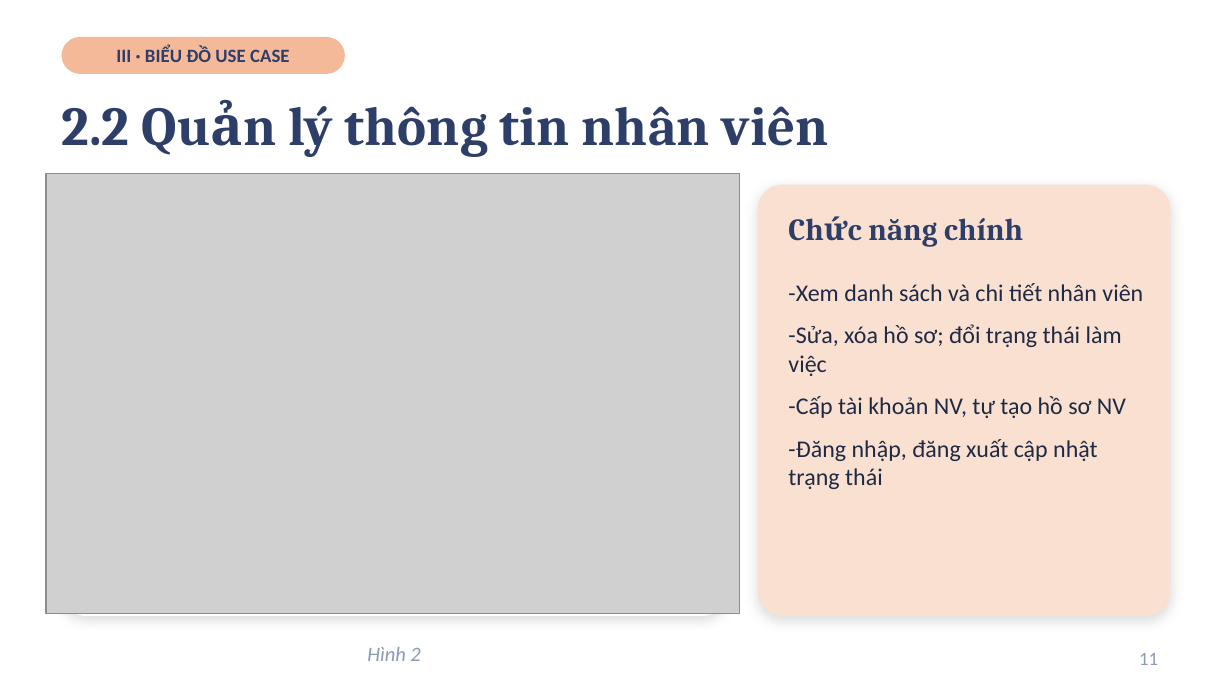
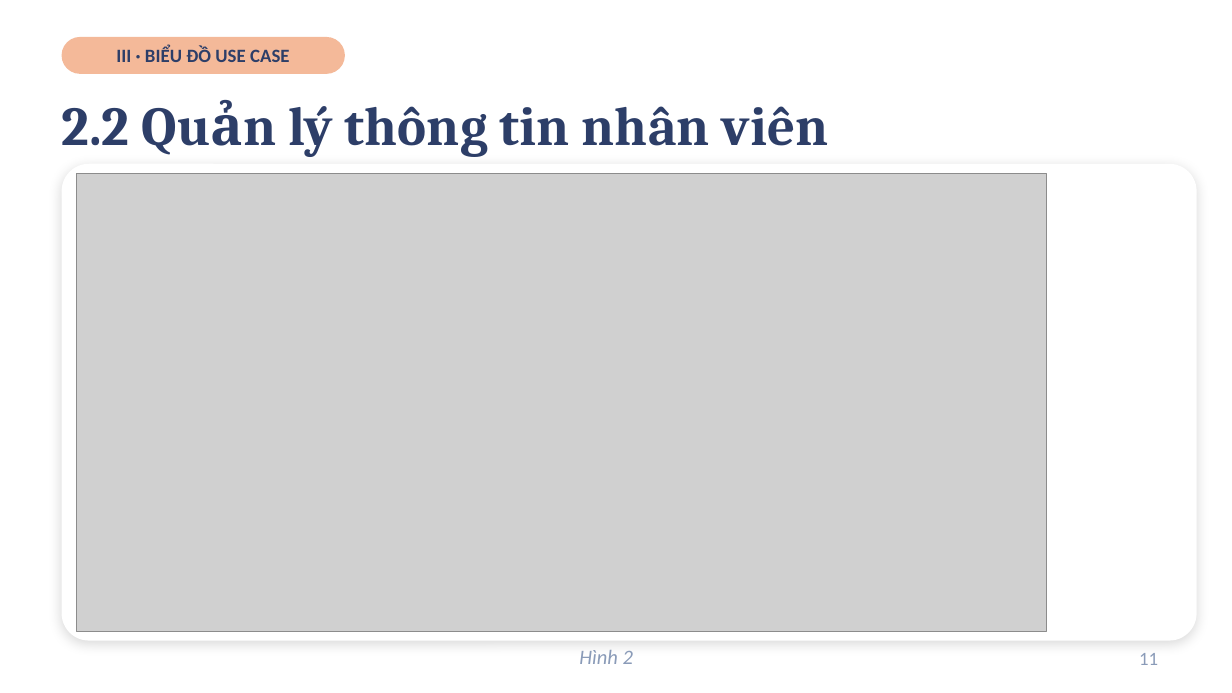
Before and after one commit to tqlong1003/SPS-System, a slide deck: slide 11 of Slide_Khoa_Luan.pptx. Drawn at 1232x693 pixels with LibreOffice and Linux fonts; fonts in the diff are those of the drawing; grey boxes stand for pictures. Boxes give left, top, right and bottom in pixels: in the first picture for what was removed or moved away, otherwise in the second. Text is boxed around its words. In the diff, an @@ line names an element or a change of style, - is before the commit and + after.

```diff
--- a/Slide_Khoa_Luan.pptx
+++ b/Slide_Khoa_Luan.pptx
@@ rounded rectangle: place and size @@
-rounded rectangle at bbox=[62, 185, 727, 616]
+rounded rectangle at bbox=[62, 164, 1196, 641]
@@ picture: place and size @@
-picture at bbox=[46, 174, 739, 614]
+picture at bbox=[76, 174, 1046, 631]
@@ rounded rectangle removed at bbox=[758, 185, 1170, 616] @@
@@ text removed at bbox=[868, 218, 1023, 247] @@
-Chức năng chính
@@ text removed at bbox=[788, 283, 1143, 489] @@
--Xem danh sách và chi tiết nhân viên
--Sửa, xóa hồ sơ; đổi trạng thái làm việc
--Cấp tài khoản NV, tự tạo hồ sơ NV
--Đăng nhập, đăng xuất cập nhật trạng thái
@@ text "Hình 2": place and size @@
-text "Hình 2" at bbox=[367, 647, 420, 661]
+text "Hình 2" at bbox=[579, 650, 633, 664]
```
Also in this commit, not shown: 12 other slides changed, 1 other file.
